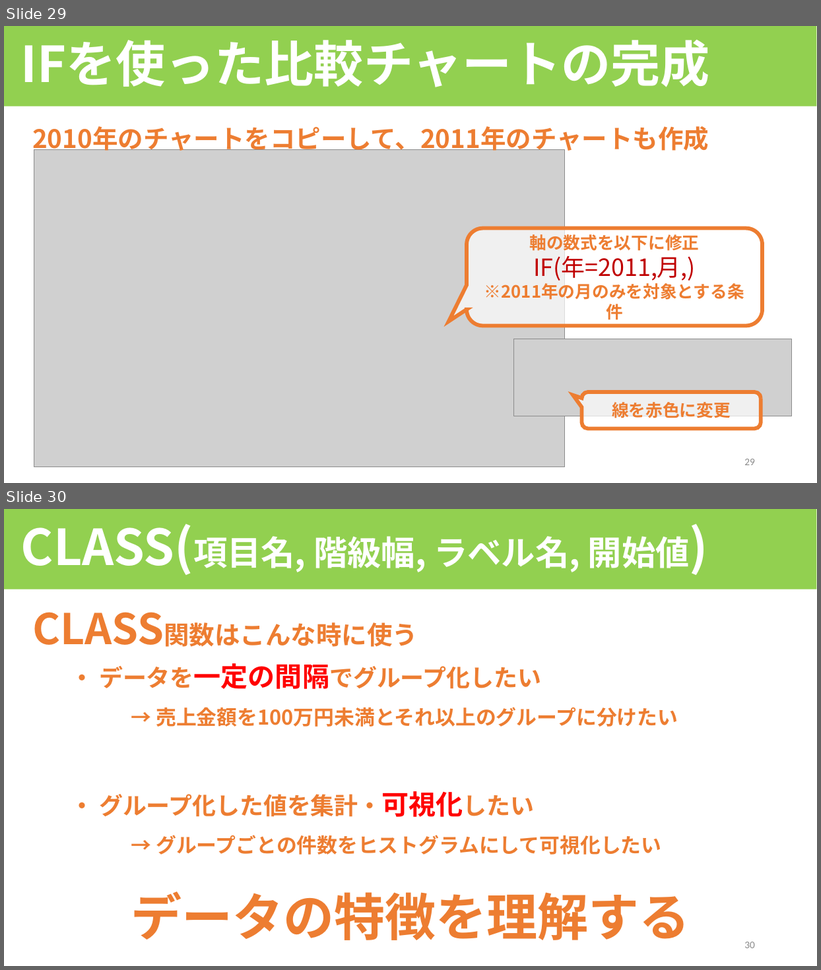
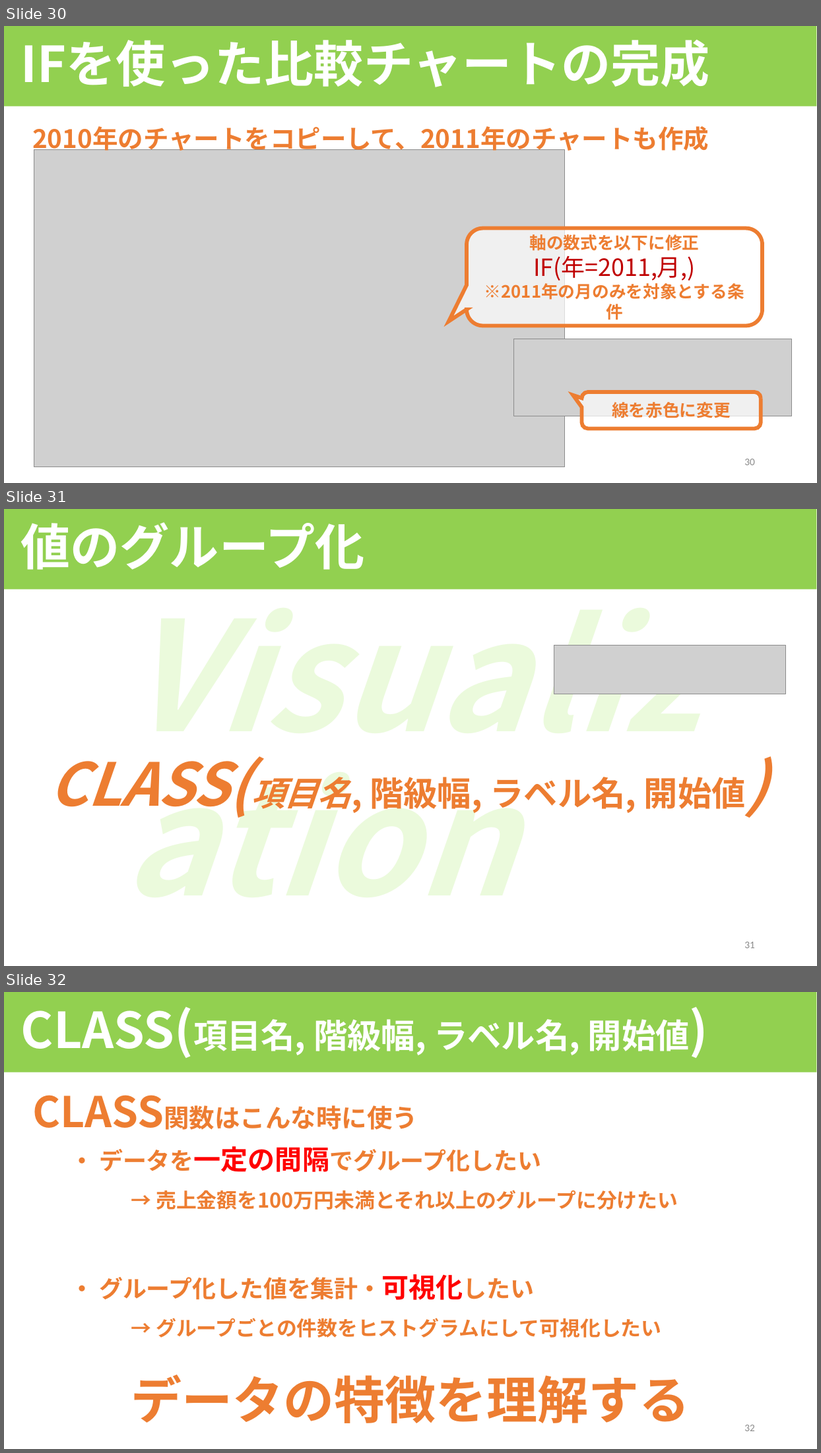
Before and after one commit to HOTNIDAS/inv_app, a slide deck: QlikViewセミナー(応用編1).pptx. Shown one above the other, each under a label of ours: slides 29 and 30 before the commit, slides 30, 31 and 32 after it. The pictures are 821x970 and 821x1453 pixels, drawn with LibreOffice and Linux fonts; fonts in the diff are those of the drawing; grey boxes stand for pictures. Boxes give left, top, right and bottom in pixels: in the first picture for what was removed or moved away, otherwise in the second. Text is boxed around its words. In the diff, an @@ line names an element or a change of style, - is before the commit and + after.

```diff
--- a/QlikViewセミナー(応用編1).pptx
+++ b/QlikViewセミナー(応用編1).pptx
@@ slide 31 added at box(4, 509, 817, 966), background #FFFFFF @@
@@ rectangle added at box(4, 509, 816, 590), fill #92D050, 58.5 pt, text #FFFFFF, bold @@
+値のグループ化
@@ text added at box(117, 612, 704, 917), 180 pt, text #EBFADC, bold, italic @@
+Visualization
@@ picture added at box(554, 645, 786, 694) @@
@@ text added at box(50, 761, 746, 818), 40 pt, text #ED7D31, bold @@
+CLASS(項目名, 階級幅, ラベル名, 開始値)
@@ page number added at box(745, 942, 755, 949), 12 pt, text #8C8C8C @@
+31
@@ what was slide 29 is now slide 30 @@
@@ page number at box(745, 459, 755, 466): text changed @@
-29
+30
@@ what was slide 30 is now slide 32 @@
@@ page number at box(745, 1425, 755, 1432): text changed @@
-30
+32
```
Also in this commit, not shown: 2 slides changed, 8 other slides added, 2 slides removed.
